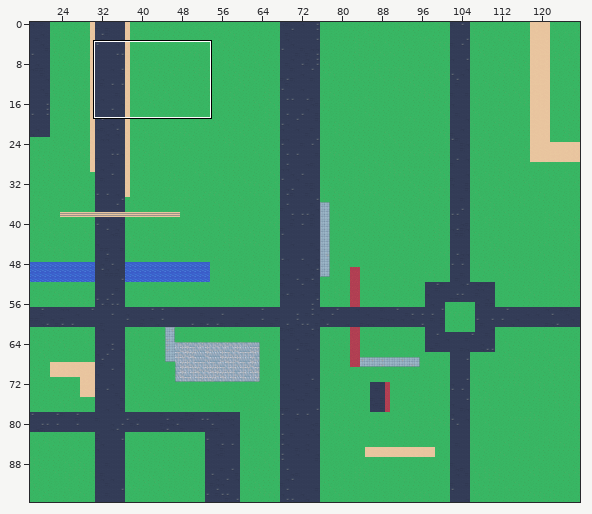
One commit to this Tiled map (JSON): maps/wies.tmj. Above: a wide view before the commit, with the close-up outlined.
Close-up. Before the edit:
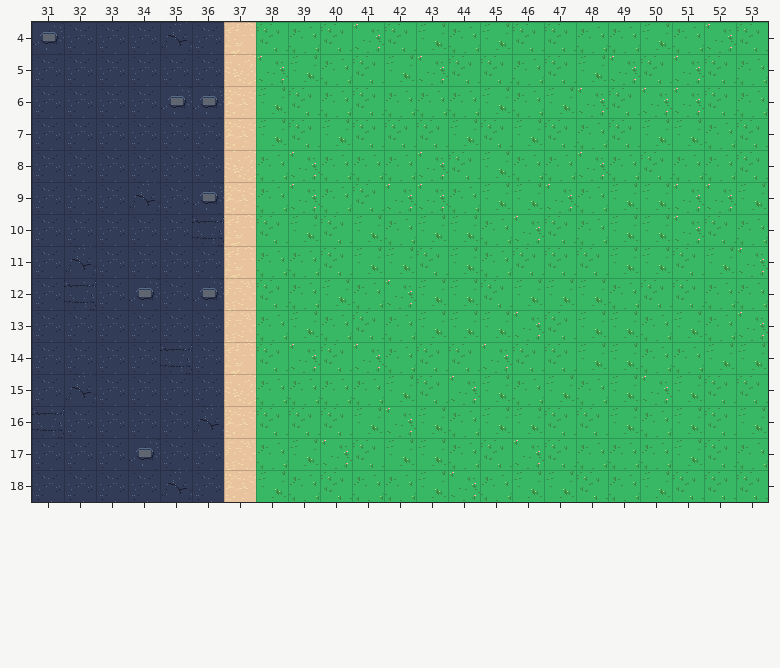
Cells are 32x32 px. Shown: x 31..53, y 4..18.
After the commit:
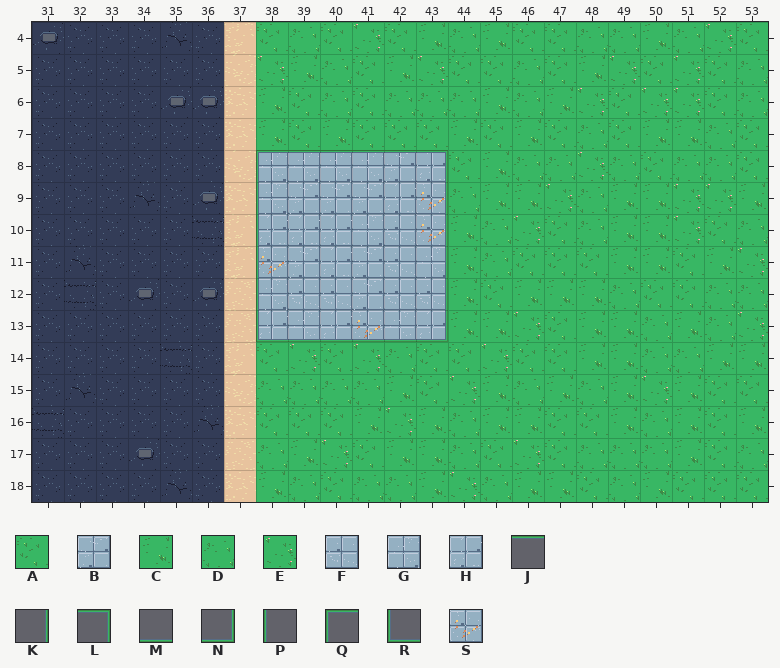
Key: from "training": A 0, B 2, C 8, D 9, E 10, F 14, G 15, H 16, J 64, K 65, L 66, M 67, N 69, P 71, Q 72, R 75, S 79.
_ is an empty cell.
Diff:
Layer "ground":
Tile B replaces tile A in row 9 at x 41.
Tile B replaces tile C in row 11 at x 41.
Tile B replaces tile D in row 8 at x 42; in row 9 at x 40; in row 11 at x 39; in row 12 at x 41.
Tile B replaces tile E in row 9 at x 39.
Tile F replaces tile C in row 11 at x 42; in row 12 at x 40 and 43.
Tile F replaces tile D in row 10 at x 42; in row 12 at x 39.
Tile F replaces tile E in row 12 at x 42.
Tile G replaces tile A in row 11 at x 43; in row 12 at x 38.
Tile G replaces tile C in row 10 at x 41; in row 13 at x 39.
Tile G replaces tile D in row 8 at x 38 and 40 to 41; in row 9 at x 38; in row 13 at x 42.
Tile G replaces tile E in row 8 at x 39.
Tile H replaces tile A in row 10 at x 38 and 40; in row 11 at x 40.
Tile H replaces tile C in row 10 at x 39; in row 13 at x 43.
Tile H replaces tile D in row 13 at x 38 and 40.
Tile H replaces tile E in row 8 at x 43; in row 9 at x 42.
Tile S replaces tile A in row 13 at x 41.
Tile S replaces tile C in row 10 at x 43.
Tile S replaces tile D in row 11 at x 38.
Tile S replaces tile E in row 9 at x 43.
Layer "verge":
Tile J is added in row 8 at x 39 to 42.
Tile K is added in rows 9 to 12 at x 43.
Tile L is added in row 8 at x 43.
Tile M is added in row 13 at x 39 to 42.
Tile N is added in row 13 at x 43.
Tile P is added in rows 9 to 12 at x 38.
Tile Q is added in row 8 at x 38.
Tile R is added in row 13 at x 38.
